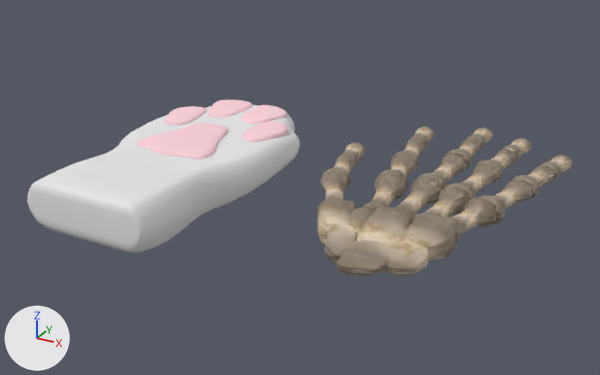
An edit to the FBX model Context1/Assets/Art Assets/2 Environments/Playground/Paw.fbx, drawn before and after from the same camera.
Before and after are seen from a 50 mm camera at (11.29, -14.78, 6.96) aimed at (3.0, 0.29, -0.57). The lights are fixed; the arrows at lower left show +X, +Y and +Z.

The scene before the commit, as lines of its bpy script (objects in view):
```python
me_hand_001 = bpy.data.meshes.new('Hand.001')
me_hand_001.from_pydata(...)  # 10516 vertices, 10464 faces; spans x -2.52..2.33, y -3.45..4.36, z -0.36..0.3
# faces by material slot: [2240, 8224]
me_hand_001.materials.append(mat_wrist_baked)
me_hand_001.materials.append(mat_fingybaky)
me_mesh_001 = bpy.data.meshes.new('Mesh.001')
me_mesh_001.from_pydata(...)  # 2076 vertices, 2064 faces; spans x -1.98..1.98, y -3.5..3.88, z -0.26..1.11
# faces by material slot: [840, 1224]
me_mesh_001.materials.append(mat_catpaw)  # white #e7e7e7
me_mesh_001.materials.append(mat_prints)  # pink #fcd2da
ob_cube = bpy.data.objects.new('Cube', me_mesh_001)
ob_cube.location = (0.0, 0.0, -1.0)
ob_hand = bpy.data.objects.new('Hand', me_hand_001)
ob_hand.location = (6.0, 0.0, 0.0)
```
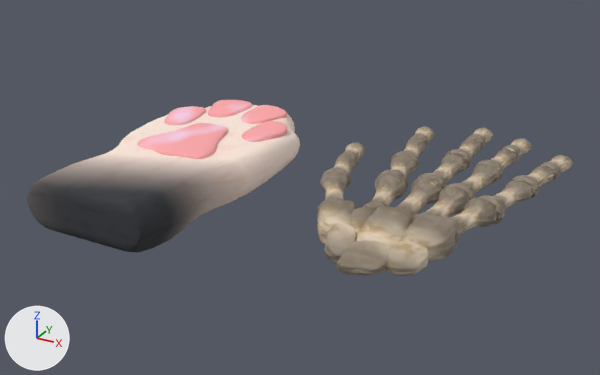
Diff of the bpy script that builds the scene:
```diff
--- a/Context1/Assets/Art Assets/2 Environments/Playground/Paw.fbx.py
+++ b/Context1/Assets/Art Assets/2 Environments/Playground/Paw.fbx.py
@@ img_catpaw_png @@
+img_catpaw_png = load_image('CatPaw.png', 'Materials/Textures/CatPaw.png', 2048, 2048, 'sRGB')
@@ mat_cathand @@
+mat_cathand = principled_material('CatHand')
+mat_cathand.texture = img_catpaw_png  # with its transparency
+mat_cathand.roughness = 1.0
@@ me_mesh_001 @@
 me_mesh_001.from_pydata(...)  # 2076 vertices, 2064 faces; spans x -1.98..1.98, y -3.5..3.88, z -0.26..1.11
 # used by ob_cube; location = (0.0, 0.0, -1.0)
+# me_mesh_001 part 1: all 840 faces that had it switch from mat_catpaw (white #e7e7e7) to mat_cathand (picture img_catpaw_png)
+# me_mesh_001 part 2: all 1224 faces that had it switch from mat_prints (pink #fcd2da) to mat_cathand (picture img_catpaw_png)
```

Boxes (x1, y1, x2, y2) around the edits, measured in the pictures (600 x 375 px):
part 1 of me_mesh_001, recoloured
    both: (27, 105, 300, 253)
part 2 of me_mesh_001, recoloured
    both: (137, 100, 287, 159)
